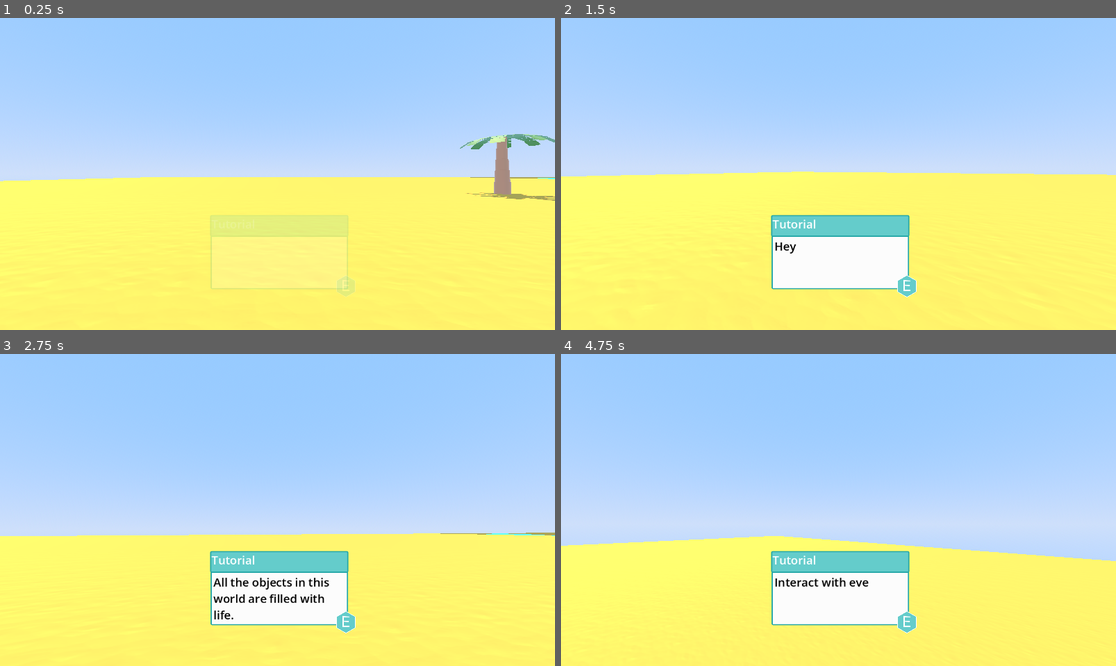
Above: before the commit, frames 1-4 (two rows, left to right).
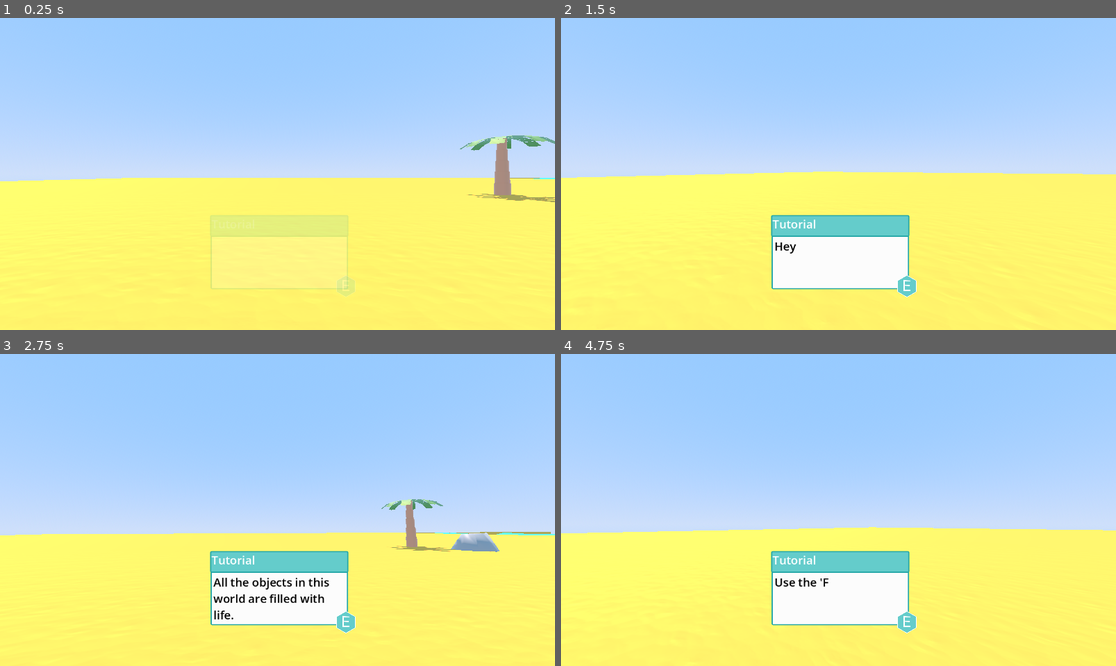
Above: after the commit, the same moments.

Repository: DabPlayZ1/Placeholder
Game: Godot game, scene res://mains.tscn
Same seed, same stepped clock (60 frames per second), same inputs: the game is played once before the commit and once after it.
Inputs (mouse positions are in pixels of both pictures, inside the frame that each line leads up to):
- Up to frame 1 (0.25 s): no input
- Up to frame 2 (1.5 s): move the mouse to (866, 174) at 0.52 s; hold Shift (Sprint) 0.53-1.28 s; hold W (Forward) from 0.53 s (still down); tap E (Interact) at 0.6 s; tap Space (Jump) at 0.77 s; move the mouse to (810, 174) at 1.27 s; tap Shift (Sprint) at 1.35 s
- Up to frame 3 (2.75 s): keep holding W (Forward); tap Space (Jump) at 1.52 s; tap E (Interact) at 1.55, 2.1 s; move the mouse to (288, 503) at 2.02 s; hold Shift (Sprint) from 2.03 s (still down)
- Up to frame 4 (4.75 s): keep holding W (Forward); move the mouse to (832, 516) at 2.77 s; release Shift (Sprint) at 2.78 s; tap Shift (Sprint) at 2.85, 4.35 s; tap Space (Jump) at 3.02, 3.77, 4.52 s; tap E (Interact) at 3.05, 3.6, 4.55 s; move the mouse to (877, 513) at 3.52 s; hold Shift (Sprint) 3.53-4.28 s; move the mouse to (794, 506) at 4.27 s

The runs differ from the first frame. In frame 1, 0.5% of the frame differs, in the area x 0-100%, y 37-60%; in frame 2, 0.2%; in frame 3, 1.3%; in frame 4, 5.3%, in the area x 0-100%, y 55-75%.

Commit message:
Added sprint icon and more

Diff:
--- a/Welcome.tscn
+++ b/Welcome.tscn
@@ -11,9 +11,9 @@
 anchor_top = 0.5
 anchor_right = 0.5
 anchor_bottom = 0.5
-offset_left = 435.5
+offset_left = 445.0
 offset_top = 194.0
-offset_right = 672.0
+offset_right = 681.5
 offset_bottom = 260.0
 grow_horizontal = 2
 grow_vertical = 2
@@ -27,9 +27,9 @@
 anchor_right = 0.5
 anchor_bottom = 0.5
 offset_left = 493.0
-offset_top = 471.0
+offset_top = 425.0
 offset_right = 611.0
-offset_bottom = 502.0
+offset_bottom = 456.0
 grow_horizontal = 2
 grow_vertical = 2
 text = "Play"
--- a/character.gd
+++ b/character.gd
@@ -29,9 +29,11 @@
 		if Input.is_action_pressed("Sprint"):
 			speed = 11
 			acceleration = 60
+			%Sprinting.visible = true
 		else:
 			speed = 7
 			acceleration = 67
+			%Sprinting.visible = false
 		var directions : Vector2 = Input.get_vector("Left", "Right", "Forward", "Backwards")
 		var movement : Vector3 = Vector3(directions.x, 0, directions.y).normalized()
 		var local_movement : Vector3 = transform.basis * movement
--- a/dialogue.gd
+++ b/dialogue.gd
@@ -5,28 +5,30 @@
 "All the objects in this world are filled with life.",
 "Somehow, their life energy is being drained.",
 "Your goal is to help them survive.",
+"Use the 'F' Key to Interact.",
+"The game doesn't have sprint yet.",
 "Interact with everyone, and explore the world.",
-"Help them with what they need."
 ]
-var dialogueon = true
-var dialoguenumber = -1
+@export var dialogueon = true
+@export var dialoguenumber = -1
 var cooldown = 0
-func changetext():
+func changetext(newtext):
 	%Text.text = ""
 	var tween = get_tree().create_tween()
-	tween.tween_property(%Text, "text", text[dialoguenumber], 0.5)
+	tween.tween_property(%Text, "text", newtext, 0.5)
 func _ready() -> void:
 	var tween = get_tree().create_tween()
 	tween.tween_property(self, "modulate", Color(1,1,1,1), 1.5)
-
+	%Player.can_move = false
 func _process(delta: float) -> void:
 	cooldown += delta
 	if Input.is_action_just_pressed("Interact") and dialogueon == true and cooldown > 0.5:
 		if not text.size() == dialoguenumber+1:
 			dialoguenumber += 1
-			changetext()
+			changetext(text[dialoguenumber])
 			cooldown = 0
 		else:
 			dialogueon = false
 			dialoguenumber = -1
 			get_tree().create_tween().tween_property(self, "modulate", Color(1,1,1,0), 1)
+			%Player.can_move = true
--- a/mains.tscn
+++ b/mains.tscn
@@ -10,6 +10,7 @@
 [ext_resource type="PackedScene" uid="uid://b78j5kto53rw4" path="res://dock.glb" id="8_j1baa"]
 [ext_resource type="PackedScene" uid="uid://2apfcrdvcwpt" path="res://rock.tscn" id="9_ti338"]
 [ext_resource type="PackedScene" uid="uid://cjxpjnkbvrv6n" path="res://palm_tree.tscn" id="10_haupa"]
+[ext_resource type="Texture2D" uid="uid://beh64vhwxdapa" path="res://sprinting.png" id="11_cfh6e"]
 
 [sub_resource type="ProceduralSkyMaterial" id="ProceduralSkyMaterial_7xr7w"]
 sky_top_color = Color(0.41801074, 0.60166144, 0.9538794, 1)
@@ -34,8 +35,14 @@
 
 [sub_resource type="BoxShape3D" id="BoxShape3D_k6qg0"]
 
+[sub_resource type="BoxShape3D" id="BoxShape3D_cfh6e"]
+size = Vector3(263.9007, 66.200226, 183.85886)
+
+[sub_resource type="BoxShape3D" id="BoxShape3D_wtmx0"]
+size = Vector3(299.1897, 66.200226, 183.85886)
+
 [sub_resource type="BoxShape3D" id="BoxShape3D_ux2uf"]
-size = Vector3(1, 66.200226, 333.23334)
+size = Vector3(299.1897, 66.200226, 183.85886)
 
 [node name="Node3D" type="Node3D" unique_id=1140575817]
 
@@ -72,7 +79,15 @@
 transform = Transform3D(0.29999995, 0, 0, 0, 0.29999995, 0, 0, 0, 0.29999995, 56.11835, 0.4788686, -8.8550415)
 
 [node name="CollisionShape3D" type="CollisionShape3D" parent="inviswall" unique_id=1419242956]
-transform = Transform3D(0.9999999, 0, 0, 0, 0.9999999, 0, 0, 0, 0.9999999, -3.2058105, 31.214622, 0.65109634)
+transform = Transform3D(0.9999999, 0, 0, 0, 0.9999999, 0, 0, 0, 0.9999999, 163.53348, 31.214622, 24.381222)
+shape = SubResource("BoxShape3D_cfh6e")
+
+[node name="CollisionShape3D3" type="CollisionShape3D" parent="inviswall" unique_id=1587960942]
+transform = Transform3D(0.9999999, 0, 0, 0, 0.9999999, 0, 0, 0, 0.9999999, 145.88904, 31.214622, -72.63481)
+shape = SubResource("BoxShape3D_wtmx0")
+
+[node name="CollisionShape3D2" type="CollisionShape3D" parent="inviswall" unique_id=55088863]
+transform = Transform3D(0.9999999, 0, 0, 0, 0.9999999, 0, 0, 0, 0.9999999, 145.88904, 31.214622, 127.94311)
 shape = SubResource("BoxShape3D_ux2uf")
 
 [node name="Dialogue" type="Control" parent="." unique_id=496171127]
@@ -122,9 +137,15 @@
 texture = ExtResource("7_ti338")
 
 [node name="dock" parent="." unique_id=512037529 instance=ExtResource("8_j1baa")]
-transform = Transform3D(-2.1855694e-08, 0, 0.5, 0, 0.5, 0, -0.5, 0, -2.1855694e-08, 64.785904, -2.5173504, 12.613508)
+transform = Transform3D(-2.1855694e-08, 0, 0.5, 0, 0.5, 0, -0.5, 0, -2.1855694e-08, 64.785904, -2.5173504, 1.8381567)
 
 [node name="rock" parent="." unique_id=1695545979 instance=ExtResource("9_ti338")]
 transform = Transform3D(0.5, 0, 0, 0, 0.5, 0, 0, 0, 0.5, 11.116823, 0.5142275, -6.4222283)
 
 [node name="PalmTree" parent="." unique_id=97979337 instance=ExtResource("10_haupa")]
+
+[node name="Sprinting" type="Sprite2D" parent="." unique_id=1096736627]
+unique_name_in_owner = true
+visible = false
+position = Vector2(1098, 592)
+texture = ExtResource("11_cfh6e")
Binary file added: sprinting.png
Not shown, added: sprinting.png.import
